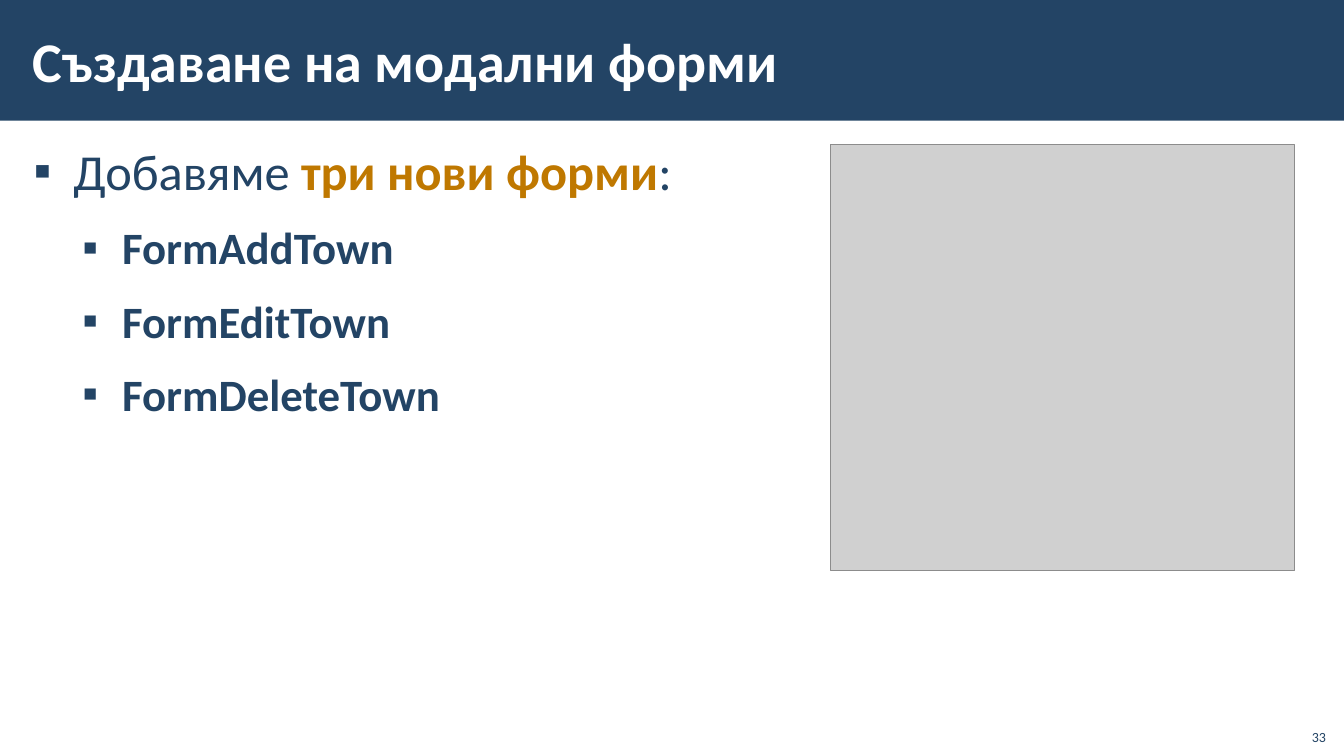
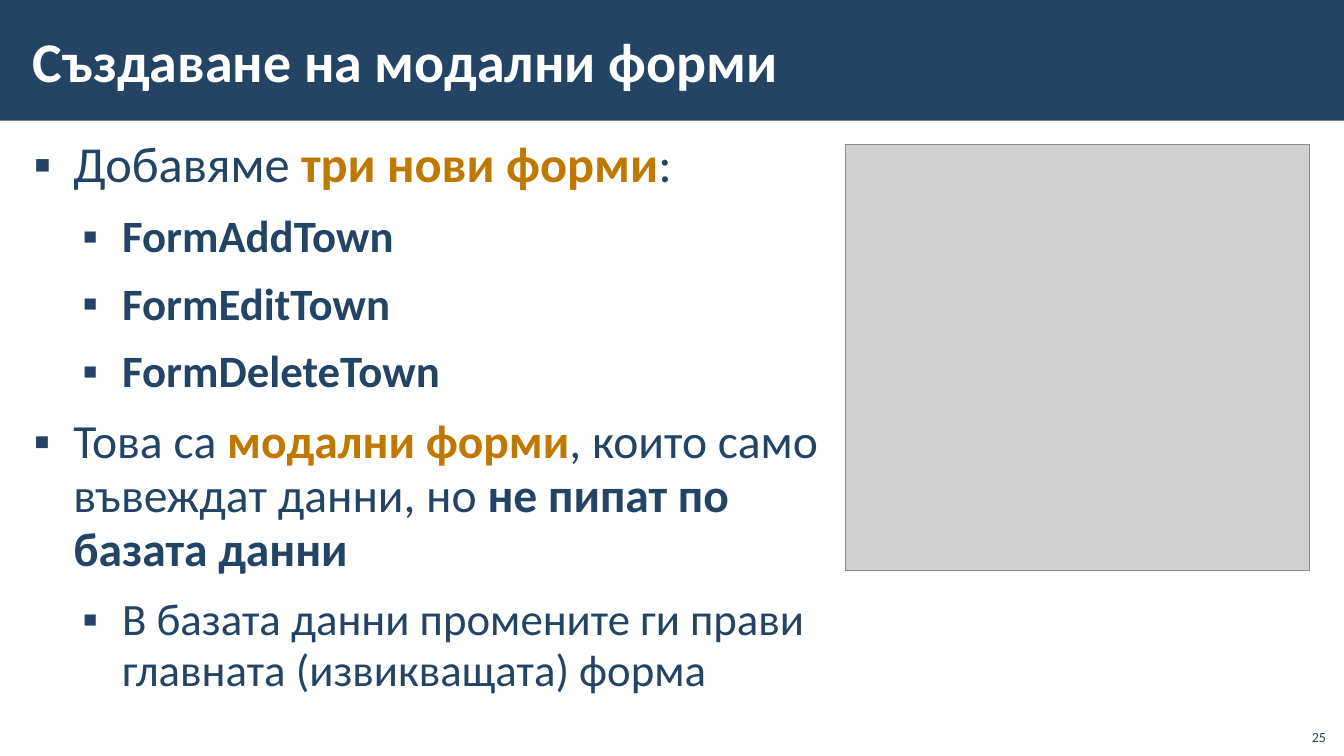
Before and after one commit to BG-IT-Edu/School-Programming, a slide deck: slide 25 of Courses/Software-Sciences/Module-4-Information-Systems-New/06-CRUD-with-EF-and-Windows-Forms/06-CRUD-with-EF-Core-and-Windows-Forms.pptx (slide 33 before the commit). Drawn at 1344x756 pixels with LibreOffice and Linux fonts; fonts in the diff are those of the drawing; grey boxes stand for pictures; background and template pictures are left out. Boxes give left, top, right and bottom in pixels: in the first picture for what was removed or moved away, otherwise in the second. Text is boxed around its words. In the diff, an @@ line names an element or a change of style, - is before the commit and + after.

```diff
--- a/Courses/Software-Sciences/Module-4-Information-Systems-New/06-CRUD-with-EF-and-Windows-Forms/06-CRUD-with-EF-Core-and-Windows-Forms.pptx
+++ b/Courses/Software-Sciences/Module-4-Information-Systems-New/06-CRUD-with-EF-and-Windows-Forms/06-CRUD-with-EF-Core-and-Windows-Forms.pptx
@@ text at [73, 147, 672, 388]: line spacing 1.05 to 0.95 @@
@@ picture: place and size @@
-picture at [831, 145, 1296, 572]
+picture at [846, 145, 1311, 572]
@@ text at [73, 425, 818, 694]: paragraphs added @@
+▪ Това са модални форми, които само въвеждат данни, но не пипат по базата данни
+  ▪ В базата данни промените ги прави главната (извикващата) форма
@@ page number at [1312, 733, 1326, 742]: text changed @@
-33
+25
```
Also in this commit, not shown: 26 other slides changed, 1 slide added, 9 slides removed.
